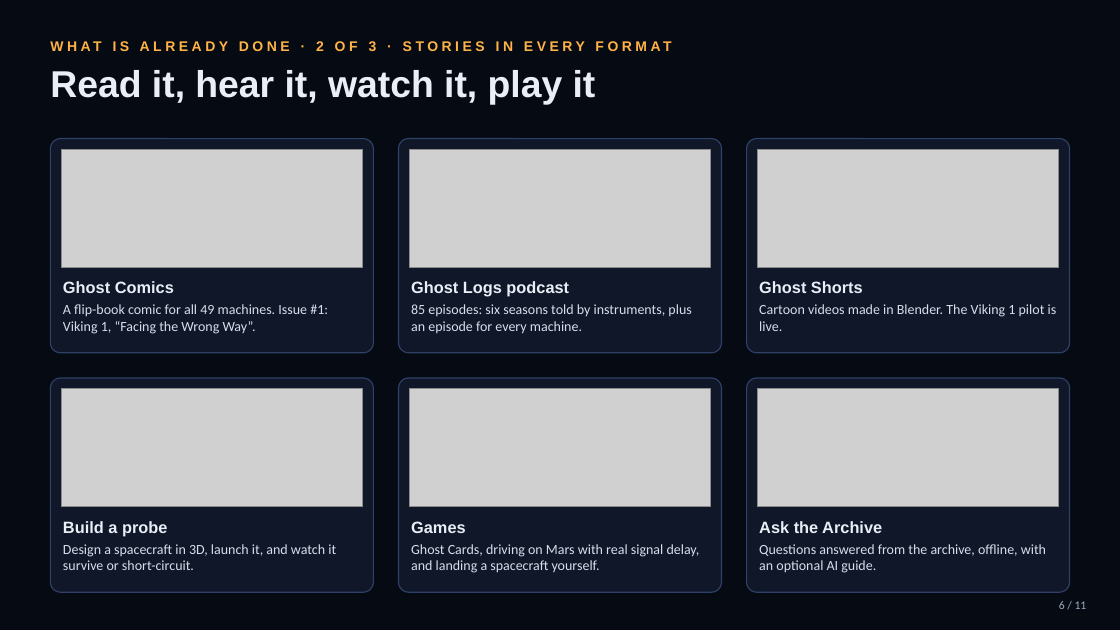
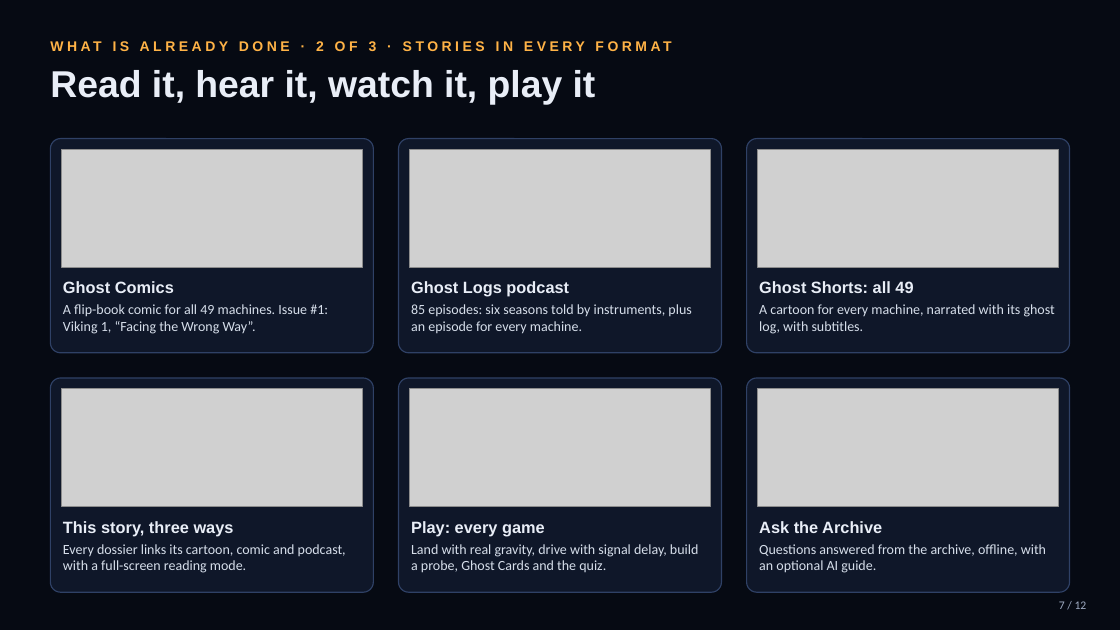
Before and after one commit to Agneay-Community-Hub/Invictus, a slide deck: slide 7 of docs/pitch-deck.pptx (slide 6 before the commit). Drawn at 1120x630 pixels with LibreOffice and Linux fonts; fonts in the diff are those of the drawing; grey boxes stand for pictures; background and template pictures are left out. Boxes give left, top, right and bottom in pixels: in the first picture for what was removed or moved away, otherwise in the second. Text is boxed around its words. In the diff, an @@ line names an element or a change of style, - is before the commit and + after.

```diff
--- a/docs/pitch-deck.pptx
+++ b/docs/pitch-deck.pptx
@@ text at (759, 281, 913, 293): text changed @@
-Ghost Shorts
+Ghost Shorts: all 49
@@ text at (759, 304, 1055, 334): text changed @@
-Cartoon videos made in Blender. The Viking 1 pilot is live.
+A cartoon for every machine, narrated with its ghost log, with subtitles.
@@ text at (63, 521, 234, 536): text changed @@
-Build a probe
+This story, three ways
@@ text at (411, 521, 545, 536): text changed @@
-Games
+Play: every game
@@ text at (63, 544, 346, 573): text changed @@
-Design a spacecraft in 3D, launch it, and watch it survive or short-circuit.
+Every dossier links its cartoon, comic and podcast, with a full-screen reading mode.
@@ text at (411, 544, 698, 573): text changed @@
-Ghost Cards, driving on Mars with real signal delay, and landing a spacecraft yourself.
+Land with real gravity, drive with signal delay, build a probe, Ghost Cards and the quiz.
@@ text at (1059, 601, 1087, 609): text changed @@
-6 / 11
+7 / 12
```
Also in this commit, not shown: 10 other slides changed, 1 slide added, 44 other files.
